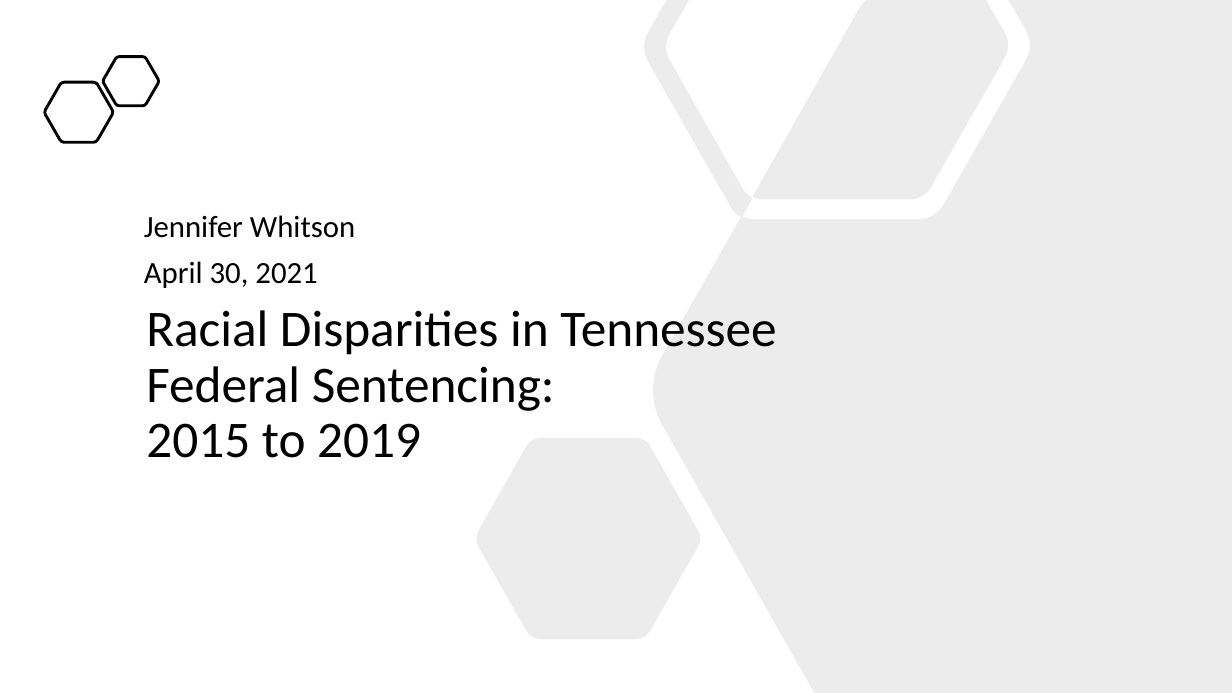
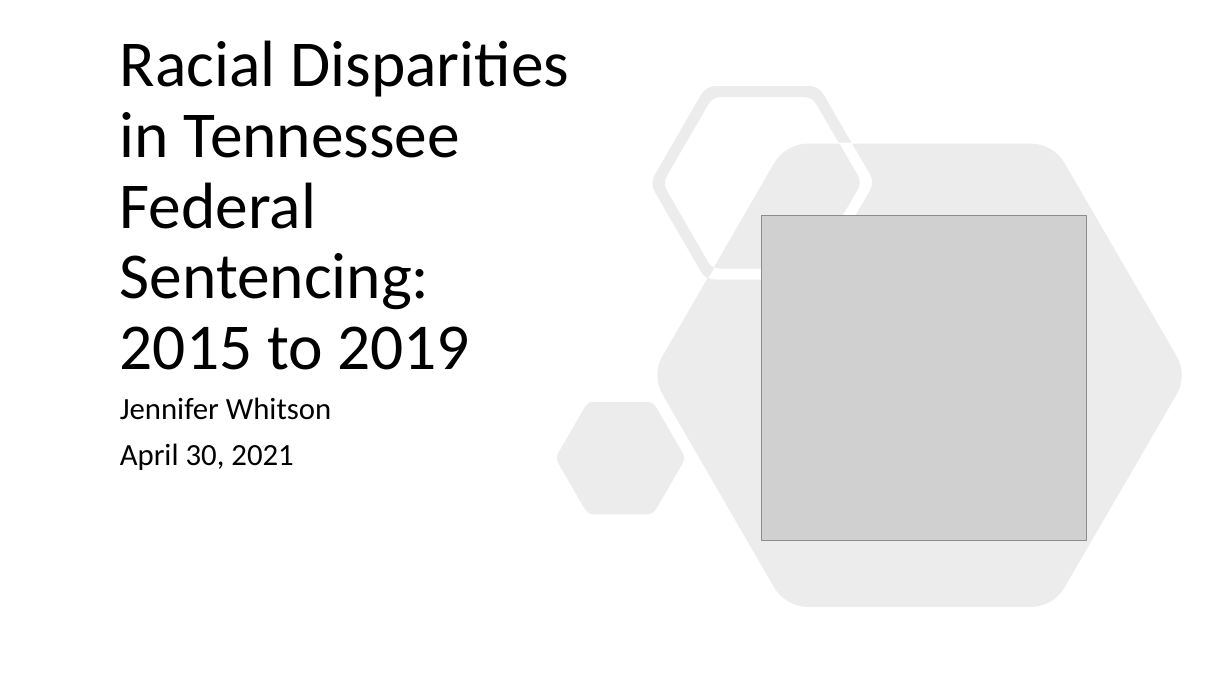
Before and after one commit to jenwhitson/sentencing_project, a slide deck: slide 1 of Presentation.pptx. Drawn at 1232x693 pixels with LibreOffice and Linux fonts; fonts in the diff are those of the drawing; grey boxes stand for pictures. Boxes give left, top, right and bottom in pixels: in the first picture for what was removed or moved away, otherwise in the second. Text is boxed around its words. In the diff, an @@ line names an element or a change of style, - is before the commit and + after.

```diff
--- a/Presentation.pptx
+++ b/Presentation.pptx
@@ freeform shape removed at (x1=104, y1=56, x2=159, y2=105) @@
@@ title "Racial Disparities in Tennessee Federal ..." moved from (x1=146, y1=310, x2=776, y2=458) to (x1=120, y1=40, x2=569, y2=370) @@
@@ title "Racial Disparities in Tennessee Federal ..." at (x1=120, y1=40, x2=569, y2=370): size 40 to 51 pt; vertical alignment top to bottom @@
@@ freeform shape removed at (x1=44, y1=82, x2=113, y2=142) @@
@@ freeform shape resized from (x1=477, y1=0, x2=1232, y2=693) to (x1=557, y1=86, x2=1182, y2=607) @@
@@ picture added at (x1=762, y1=215, x2=1087, y2=541) @@
@@ subtitle "Jennifer Whitson" moved from (x1=144, y1=215, x2=355, y2=288) to (x1=120, y1=397, x2=331, y2=470) @@
@@ subtitle "Jennifer Whitson" at (x1=120, y1=397, x2=331, y2=470): vertical alignment bottom to top @@
```
Also in this commit, not shown: 13 other slides changed, 1 slide added.
